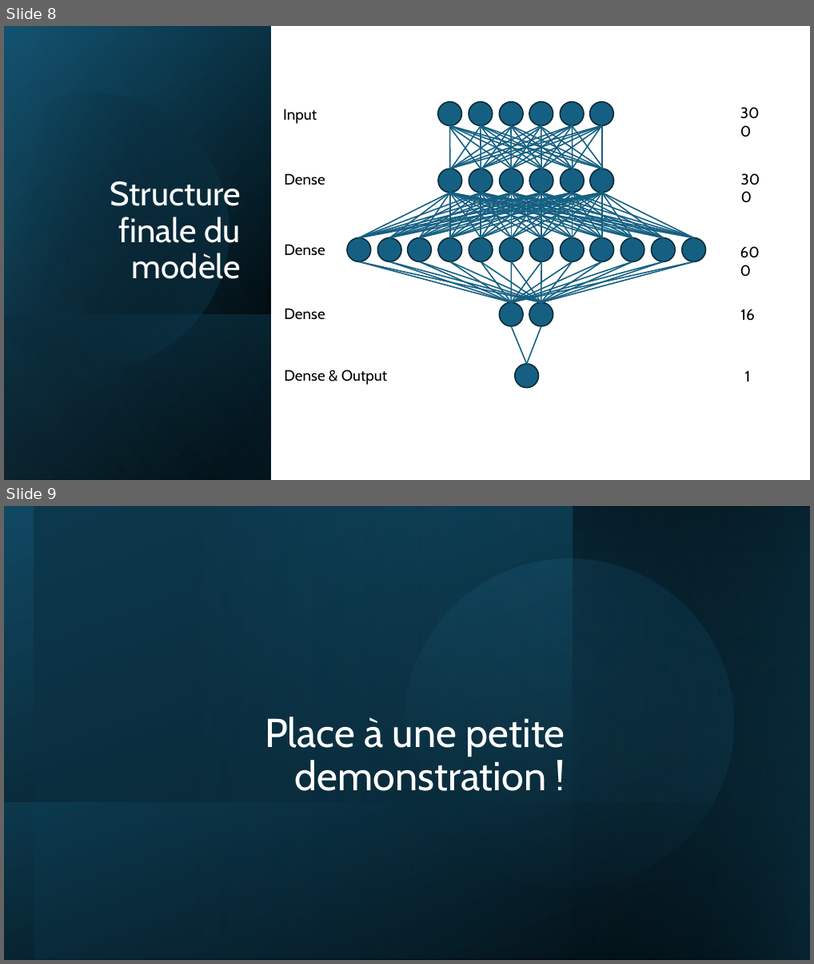
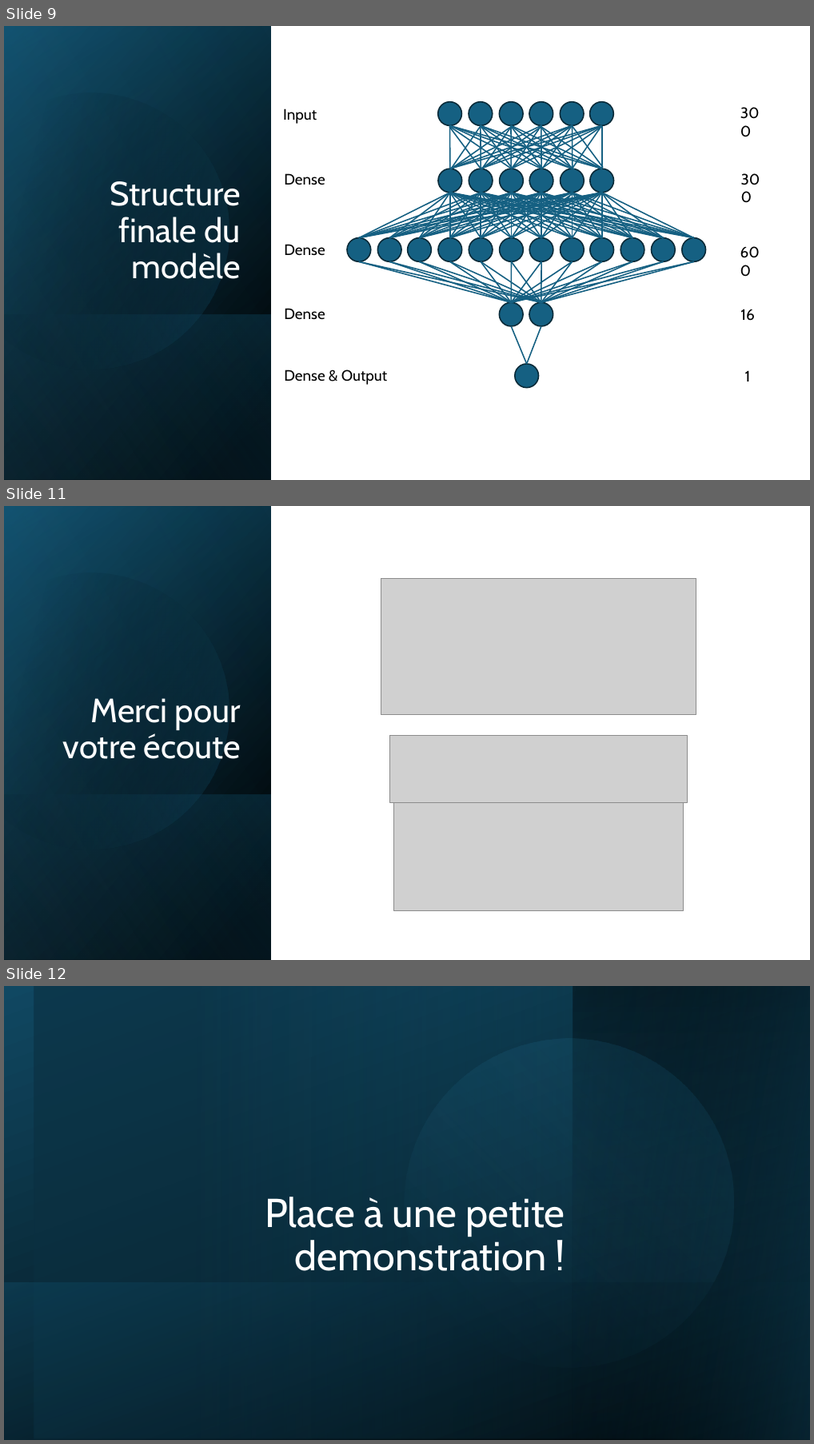
Before and after one commit to LouisBuret/EmailClassification, a slide deck: Présentation.pptx. Shown one above the other, each under a label of ours: slides 8 and 9 before the commit, slides 9, 11 and 12 after it; the slides between them are not shown. The pictures are 814x964 and 814x1444 pixels, drawn with LibreOffice and Linux fonts; fonts in the diff are those of the drawing; grey boxes stand for pictures. Boxes give left, top, right and bottom in pixels: in the first picture for what was removed or moved away, otherwise in the second. Text is boxed around its words. In the diff, an @@ line names an element or a change of style, - is before the commit and + after.

```diff
--- a/Présentation.pptx
+++ b/Présentation.pptx
@@ slide 11 added at (4, 506, 810, 960), background #FFFFFF @@
@@ rectangle added at (4, 506, 810, 960), fill #FFFFFF @@
@@ rectangle added at (4, 506, 271, 960), fill gradient #000000 to #104862 @@
@@ rectangle added at (4, 507, 271, 960), fill gradient #000000 to #156082 @@
@@ rectangle added at (4, 506, 271, 959), fill gradient #000000 to #46B1E1 @@
@@ freeform shape added at (4, 540, 262, 877), fill gradient #000000 to #156082 @@
@@ picture added at (382, 578, 698, 714) @@
@@ title added at (63, 698, 241, 759), 40 pt, text #FFFFFF @@
+Merci pour votre écoute
@@ picture added at (390, 736, 688, 803) @@
@@ rectangle added at (4, 794, 271, 960), fill gradient #156082 to #000000 @@
@@ picture added at (394, 803, 684, 910) @@
@@ what was slide 8 is now slide 9 @@
@@ what was slide 9 is now slide 12 @@
```
Also in this commit, not shown: 1 slide changed, 2 other slides added.
